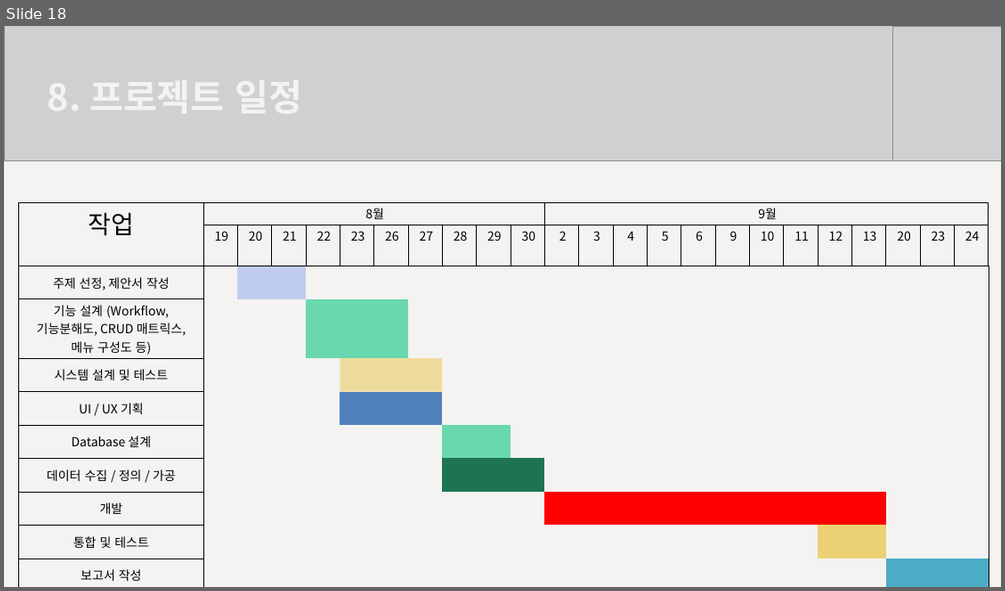
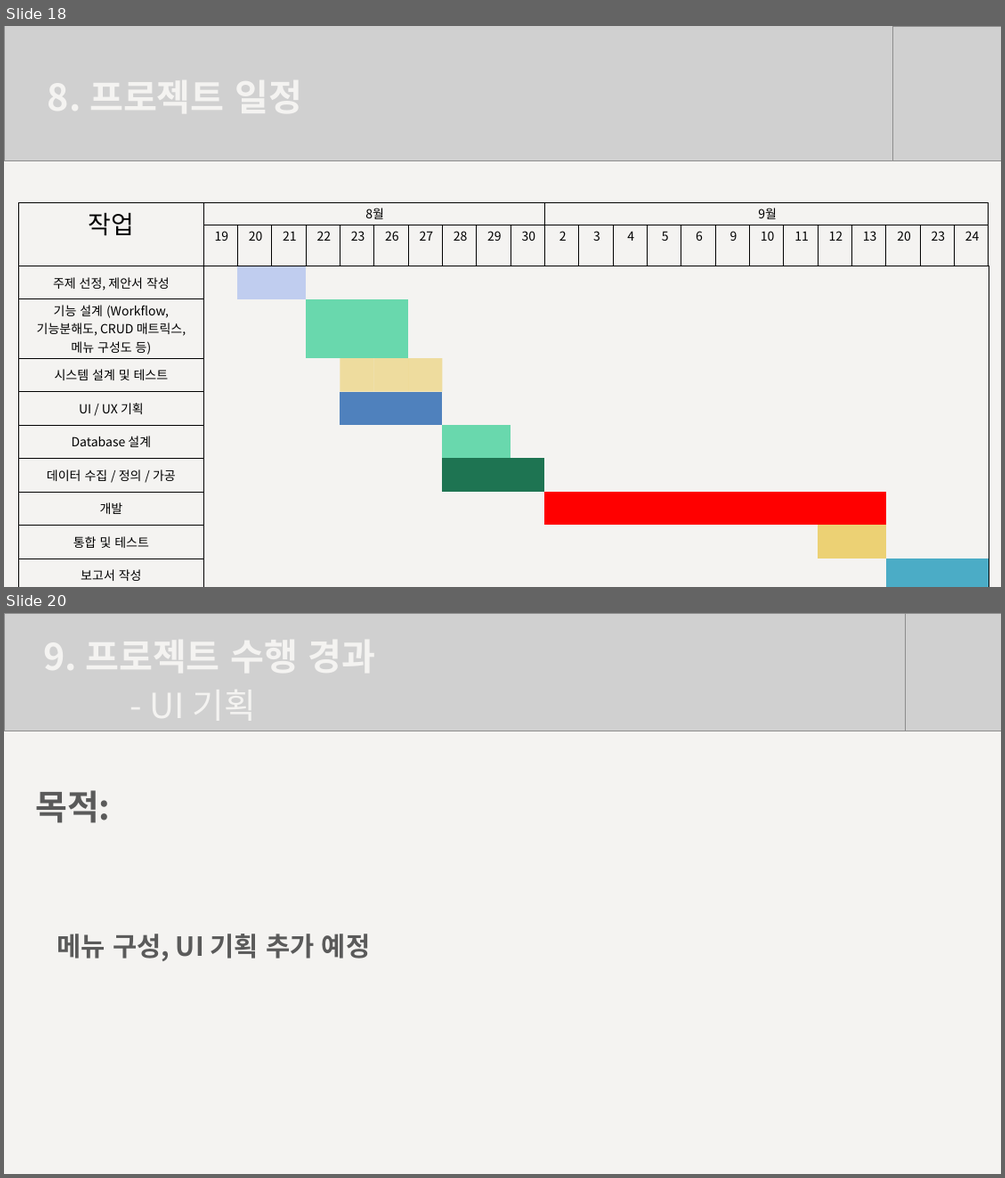
Before and after one commit to SanghyeonLee97/202408_MainProject, a slide deck: 프로젝트 문서/프로젝트 결과 보고서/프로젝트 결과 보고서 (240923 수정).pptx. Shown one above the other, each under a label of ours: slide 18 before the commit, slides 18 and 20 after it; the slides between them are not shown. The pictures are 1005x591 and 1005x1178 pixels, drawn with LibreOffice and Linux fonts; fonts in the diff are those of the drawing; grey boxes stand for pictures. Boxes give left, top, right and bottom in pixels: in the first picture for what was removed or moved away, otherwise in the second. Text is boxed around its words. In the diff, an @@ line names an element or a change of style, - is before the commit and + after.

```diff
--- a/프로젝트 문서/프로젝트 결과 보고서/프로젝트 결과 보고서 (240923 수정).pptx
+++ b/프로젝트 문서/프로젝트 결과 보고서/프로젝트 결과 보고서 (240923 수정).pptx
@@ slide 20 added at bbox=[4, 613, 1001, 1174], background #F4F3F1 @@
@@ picture added at bbox=[4, 613, 1001, 730] @@
@@ picture added at bbox=[905, 613, 1001, 730] @@
@@ text added at bbox=[35, 790, 110, 823], 50 pt, text #5A5A5A, bold @@
+목적:
@@ text added at bbox=[57, 933, 370, 961], 38 pt, text #5A5A5A, bold @@
+메뉴 구성, UI 기획 추가 예정
```
Also in this commit, not shown: 1 slide changed, 5 other slides added, 2 other files.
